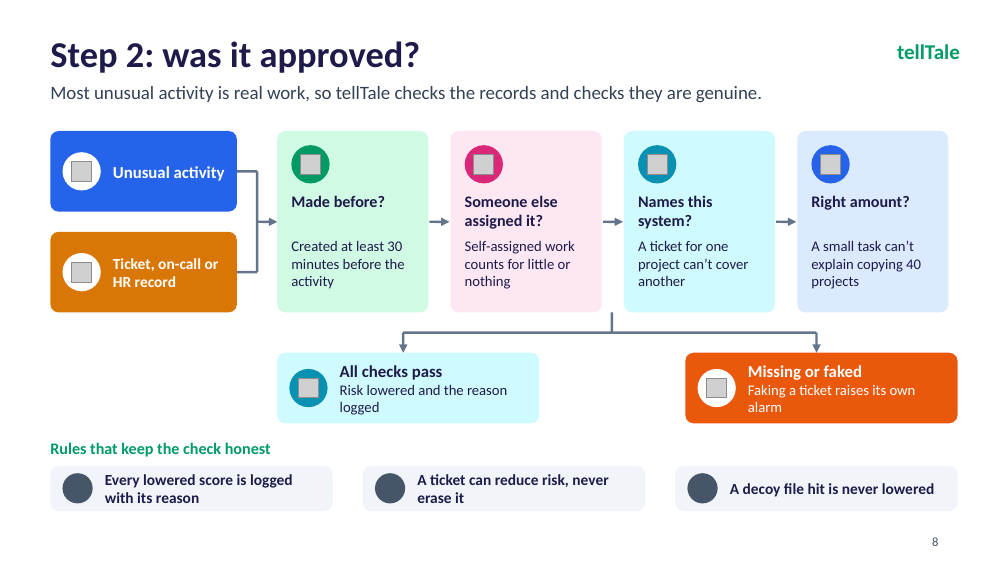
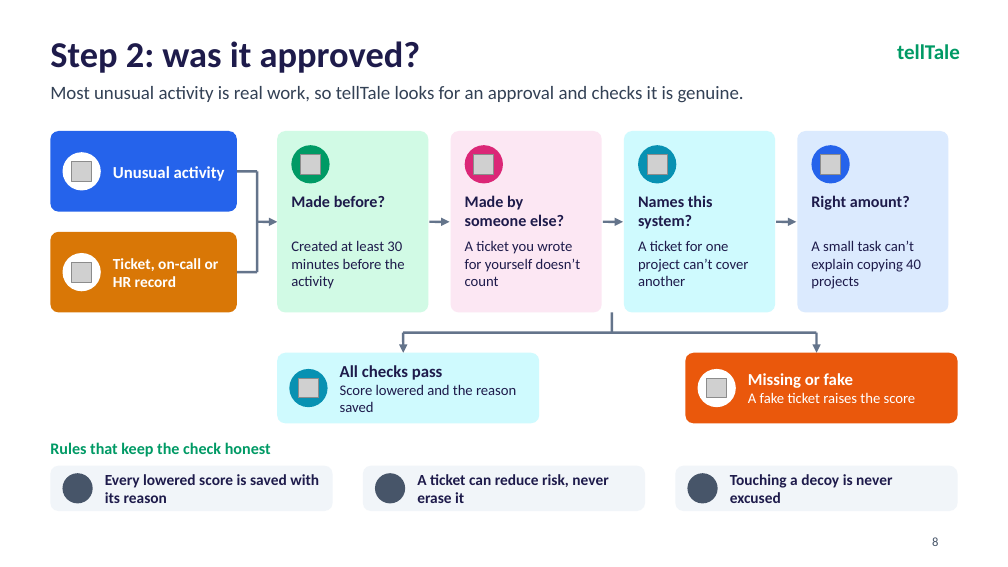
Before and after one commit to aaravgupta0202/telltale, a slide deck: slide 8 of tellTale_CyberForge_Deck.pptx. Drawn at 1008x567 pixels with LibreOffice and Linux fonts; fonts in the diff are those of the drawing; grey boxes stand for pictures; background and template pictures are left out. Boxes give left, top, right and bottom in pixels: in the first picture for what was removed or moved away, otherwise in the second. Text is boxed around its words. In the diff, an @@ line names an element or a change of style, - is before the commit and + after.

```diff
--- a/tellTale_CyberForge_Deck.pptx
+++ b/tellTale_CyberForge_Deck.pptx
@@ text at <box>50,86,744,103</box>: text changed @@
-Most unusual activity is real work, so tellTale checks the records and checks they are genuine.
+Most unusual activity is real work, so tellTale looks for an approval and checks it is genuine.
@@ text at <box>465,195,564,226</box>: text changed @@
-Someone else assigned it?
+Made by someone else?
@@ text at <box>465,241,581,286</box>: text changed @@
-Self-assigned work counts for little or nothing
+A ticket you wrote for yourself doesn’t count
@@ text at <box>340,384,516,412</box>: text changed @@
-Risk lowered and the reason logged
+Score lowered and the reason saved
@@ text at <box>748,373,916,403</box>: text changed @@
-Missing or faked
-Faking a ticket raises its own alarm
+Missing or fake
+A fake ticket raises the score
@@ text at <box>105,474,319,503</box>: text changed @@
-Every lowered score is logged with its reason
+Every lowered score is saved with its reason
@@ text at <box>730,474,892,503</box>: text changed @@
-A decoy file hit is never lowered
+Touching a decoy is never excused
```
Also in this commit, not shown: 15 other slides changed, 1 slide removed.
